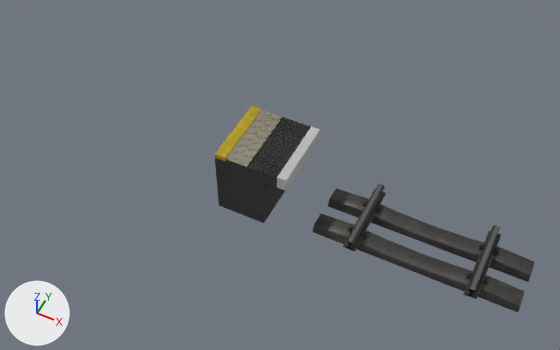
One commit to the OBJ model fabric/src/main/resources/assets/mtrsteamloco/rails/nrtrack_british_platform/track.obj: the scene before it, then after it.
Camera for both pictures: a camera (50 mm lens) standing at (1.0, -5.88, 7.71) and looking at (-1.91, -0.06, 0.43). Lighting does not change. The marker at lower left points along +X, +Y and +Z. Where no turn or scale is listed for an object, it has been applied to the vertices.

Before the edit, the objects in view are built like this:
```python
ob_cube = bpy.data.objects.new('cube', me_cube)
ob_cube.location = (0.0, 0.0, 0.0)
ob_cube_002 = bpy.data.objects.new('cube.002', me_cube_002)
ob_cube_002.location = (0.0, 0.0, 0.0)
ob_cube_004 = bpy.data.objects.new('cube.004', me_cube_004)
ob_cube_004.location = (0.0, 0.0, 0.0)
ob_cube_005 = bpy.data.objects.new('cube.005', me_cube_005)
ob_cube_005.location = (0.0, 0.0, 0.0)
ob_cube_038 = bpy.data.objects.new('cube.038', me_cube_038)
ob_cube_038.location = (0.0, 0.0, 0.0)
ob_cube_051 = bpy.data.objects.new('cube.051', me_cube_051)
ob_cube_051.location = (0.0, 0.0, 0.0)
ob_full_lod0_lod0 = bpy.data.objects.new('Full_LOD0_LOD0', me_full_lod0_lod0)
ob_full_lod0_lod0.location = (0.0, 0.0, 0.0)
# also in view: 'Full_LOD0_LOD0.007' at (0.0, -0.23, 0.03); 'cube.001' at (-2.13, -0.05, 0.83); 'Full_LOD0_LOD0.002' at (0.0, 0.23, 0.03)
```
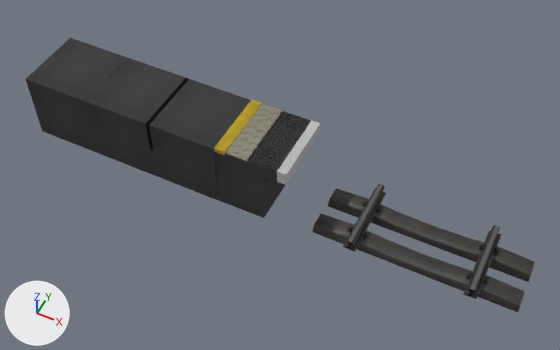
Where the change shows, as pixel boxes [x1, y1, x2, y2] in the pictures (560 x 350 px):
'cube.052', added (black)
    after: [146, 78, 251, 200]
'cube.053', added (black)
    after: [85, 58, 189, 175]
'cube.054', added (black)
    after: [26, 38, 128, 153]
'cube.002', mesh moved
    before: [215, 164, 285, 223]
    after: [215, 159, 285, 218]
'cube', mesh moved
    before: [277, 126, 320, 191]
    after: [277, 120, 320, 185]
'cube.005', mesh moved
    before: [226, 110, 282, 167]
    after: [225, 104, 282, 161]
'cube.004', mesh moved
    before: [215, 106, 262, 162]
    after: [214, 100, 262, 155]
'cube.051', mesh moved
    before: [225, 118, 298, 176]
    after: [225, 112, 298, 170]
'cube.038', mesh moved
    before: [263, 123, 311, 181]
    after: [263, 117, 311, 175]

The change in detail:
Material 'm_338e6340-b4f6-6f1a-3039-e77afe5757fd.002' (mat_m_338e6340_b4f6_6f1a_3039_e77afe5757fd_002) is new.
Its texture is img_platform_png.
Its roughness is 1.0.
Material 'm_338e6340-b4f6-6f1a-3039-e77afe5757fd.001' (mat_m_338e6340_b4f6_6f1a_3039_e77afe5757fd_001) is new.
Its texture is img_platform_png.
Its roughness is 1.0.
Material 'm_338e6340-b4f6-6f1a-3039-e77afe5757fd' (mat_m_338e6340_b4f6_6f1a_3039_e77afe5757fd) is new.
Its texture is img_platform_png.
Its roughness is 1.0.
me_cube has 8 vertices, 6 faces and spans x -1.719..-1.596, y -0.527..0.428, z 0.769..0.953.
me_cube is used by ob_cube; location (0.0, 0.0, 0.0).
me_cube part 1: the whole mesh is moved by (0.0, 0.0, 0.104).
me_cube_002 has 8 vertices, 6 faces and spans x -2.552..-1.897, y -0.537..0.425, z -0.005..0.778.
me_cube_002 is used by ob_cube_002; location (0.0, 0.0, 0.0).
me_cube_002 part 2: the whole mesh is moved by (0.0, 0.0, 0.104).
me_cube_004 has 8 vertices, 6 faces and spans x -2.552..-2.4, y -0.529..0.425, z 0.888..0.956.
me_cube_004 is used by ob_cube_004; location (0.0, 0.0, 0.0).
me_cube_004 part 3: the whole mesh is moved by (0.0, 0.0, 0.104).
me_cube_005 has 8 vertices, 6 faces and spans x -2.403..-2.102, y -0.528..0.426, z 0.929..0.947.
me_cube_005 is used by ob_cube_005; location (0.0, 0.0, 0.0).
me_cube_005 part 4: the whole mesh is moved by (0.0, 0.0, 0.104).
me_cube_038 has 8 vertices, 6 faces and spans x -1.897..-1.715, y -0.527..0.427, z 0.885..0.938.
me_cube_038 is used by ob_cube_038; location (0.0, 0.0, 0.0).
me_cube_038 part 5: the whole mesh is moved by (0.0, 0.0, 0.104).
me_cube_051 has 8 vertices, 6 faces and spans x -2.403..-1.894, y -0.528..0.427, z 0.885..0.938.
me_cube_051 is used by ob_cube_051; location (0.0, 0.0, 0.0).
me_cube_051 part 6: the whole mesh is moved by (0.0, 0.0, 0.104).
Mesh me_cube_054 is new.
It is a box spanning x -5.34..-4.39, y -0.54..0.41, z 0.106..1.056.
It uses material mat_m_338e6340_b4f6_6f1a_3039_e77afe5757fd_002 (picture img_platform_png).
Mesh me_cube_053 is new.
It is a box spanning x -4.401..-3.452, y -0.54..0.41, z 0.106..1.056.
It uses material mat_m_338e6340_b4f6_6f1a_3039_e77afe5757fd_001 (picture img_platform_png).
Mesh me_cube_052 is new.
It is a box spanning x -3.501..-2.551, y -0.54..0.41, z 0.106..1.056.
It uses material mat_m_338e6340_b4f6_6f1a_3039_e77afe5757fd (picture img_platform_png).
Object 'cube.054' (ob_cube_054) is new; it shows me_cube_054.
Its location is (0.0, 0.0, 0.0).
Object 'cube.053' (ob_cube_053) is new; it shows me_cube_053.
Its location is (0.0, 0.0, 0.0).
Object 'cube.052' (ob_cube_052) is new; it shows me_cube_052.
Its location is (0.0, 0.0, 0.0).
